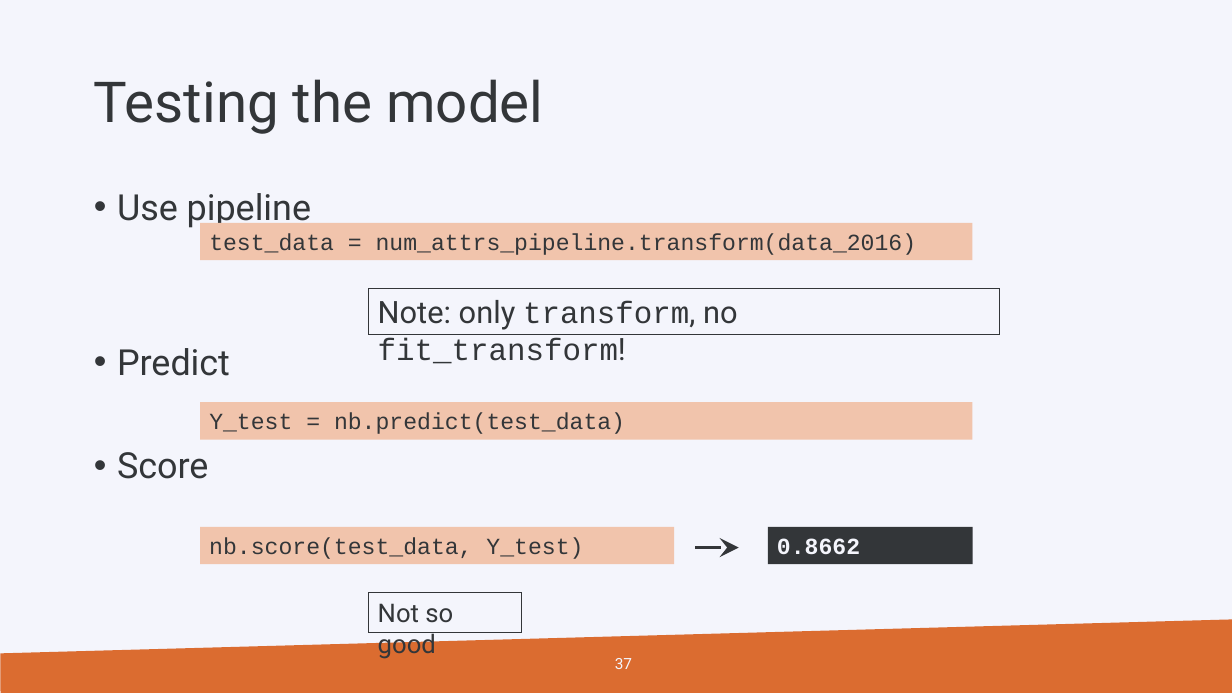
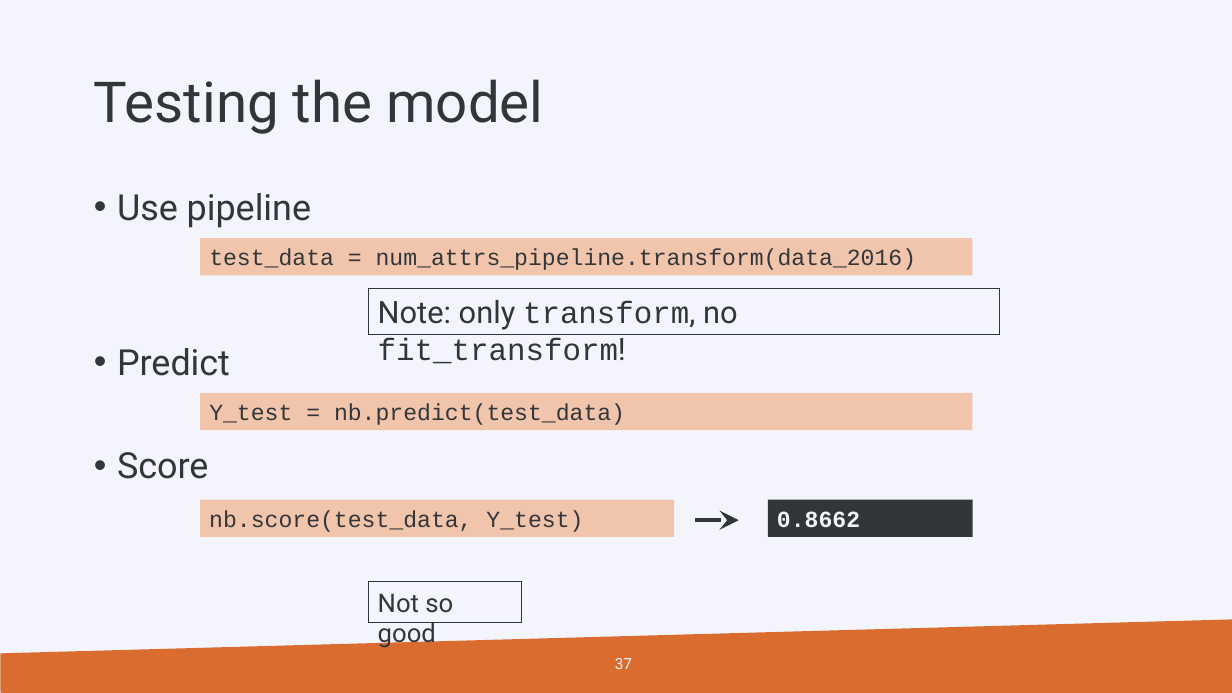
Before and after one commit to gjbex/Machine-learning-with-Python, a slide deck: slide 37 of python_for_machine_learning.pptx. Drawn at 1232x693 pixels with LibreOffice and Linux fonts; fonts in the diff are those of the drawing; background and template pictures are left out. Boxes give left, top, right and bottom in pixels: in the first picture for what was removed or moved away, otherwise in the second. Text is boxed around its words. In the diff, an @@ line names an element or a change of style, - is before the commit and + after.

```diff
--- a/python_for_machine_learning.pptx
+++ b/python_for_machine_learning.pptx
@@ rectangle "test_data = num_attrs_pipeline.transform(data_2016)": place and size @@
-rectangle "test_data = num_attrs_pipeline.transform(data_2016)" at [201,223,973,260]
+rectangle "test_data = num_attrs_pipeline.transform(data_2016)" at [201,238,973,275]
@@ rectangle "Y_test = nb.predict(test_data)": place and size @@
-rectangle "Y_test = nb.predict(test_data)" at [201,402,973,439]
+rectangle "Y_test = nb.predict(test_data)" at [201,393,973,430]
@@ rectangle "nb.score(test_data, Y_test)": place and size @@
-rectangle "nb.score(test_data, Y_test)" at [201,527,675,564]
+rectangle "nb.score(test_data, Y_test)" at [201,500,675,537]
@@ rectangle "0.8662": place and size @@
-rectangle "0.8662" at [768,527,973,564]
+rectangle "0.8662" at [768,500,973,537]
@@ arrow moved from (695, 548) - (739, 548) to (695, 520) - (739, 520) @@
@@ rectangle "Not so good": place and size @@
-rectangle "Not so good" at [369,592,522,633]
+rectangle "Not so good" at [369,582,522,623]
```
Also in this commit, not shown: 6 other slides changed.
